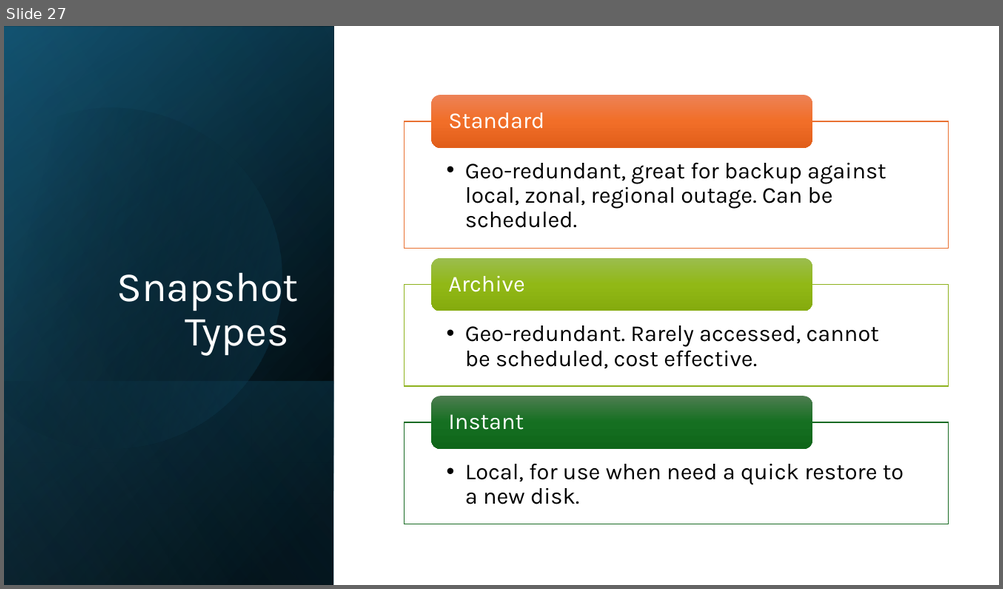
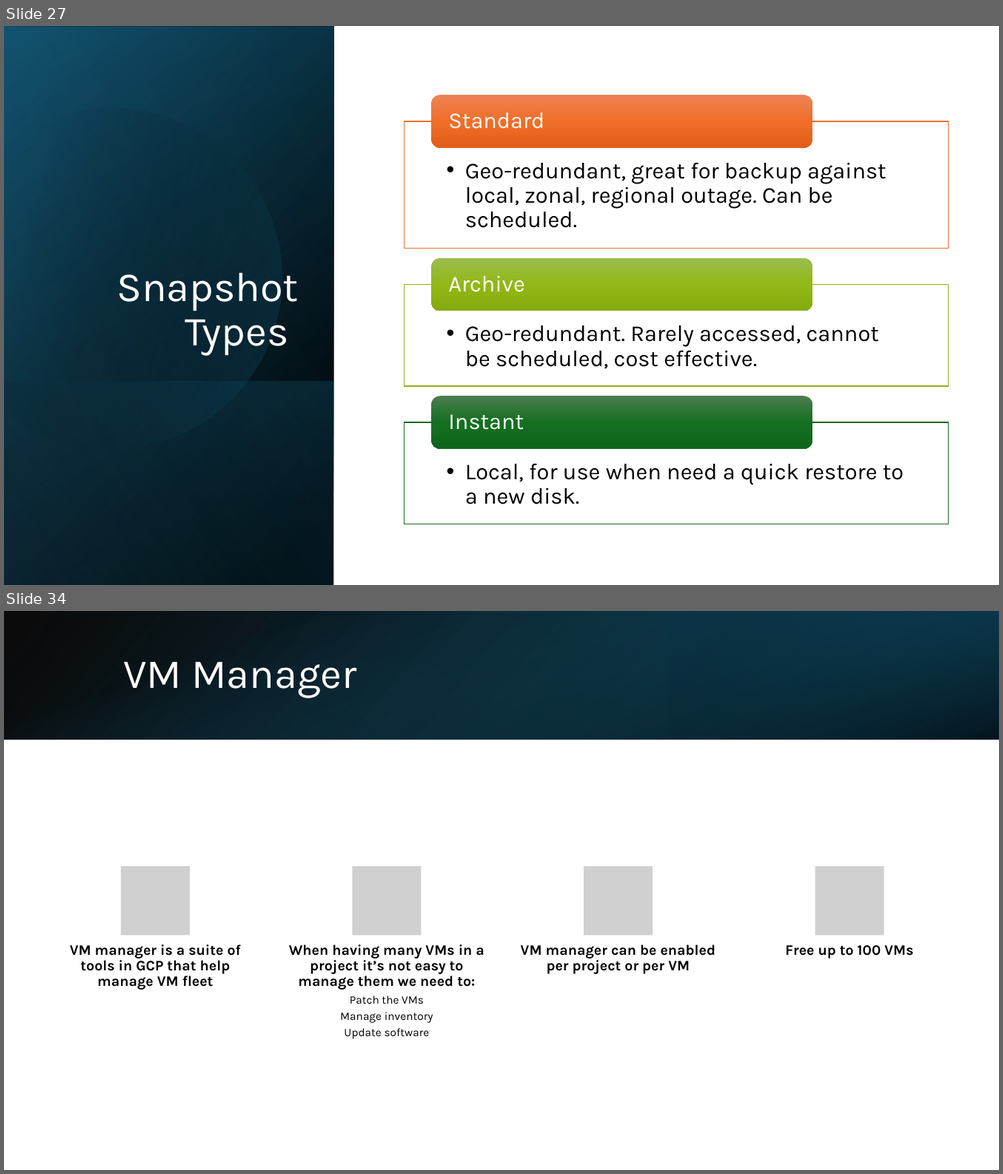
Before and after one commit to lkdrall/GCP-Professional, a slide deck: Module-2 Project, Compute.pptx. Shown one above the other, each under a label of ours: slide 27 before the commit, slides 27 and 34 after it; the slides between them are not shown. The pictures are 1003x589 and 1003x1174 pixels, drawn with LibreOffice and Linux fonts; fonts in the diff are those of the drawing; grey boxes stand for pictures. Boxes give left, top, right and bottom in pixels: in the first picture for what was removed or moved away, otherwise in the second. Text is boxed around its words. In the diff, an @@ line names an element or a change of style, - is before the commit and + after.

```diff
--- a/Module-2 Project, Compute.pptx
+++ b/Module-2 Project, Compute.pptx
@@ slide 34 added at <box>4,611,999,1170</box>, background #FFFFFF @@
@@ rectangle added at <box>4,611,999,739</box>, fill gradient #000000 to #104862 @@
@@ rectangle added at <box>4,612,998,740</box>, fill gradient #156082 to #000000 @@
@@ rectangle added at <box>667,611,999,739</box>, fill gradient #0B3041 to #156082 @@
@@ title added at <box>123,661,356,698</box>, 40 pt, text #FFFFFF @@
+VM Manager
@@ group added at <box>70,867,913,1039</box>: 5 texts, 4 pictures @@
+VM manager is a suite of tools in GCP that help manage VM fleet
+When having many VMs in a project it’s not easy to manage them we need to:
+Patch the VMs
+Manage inventory
+Update software
+VM manager can be enabled per project or per VM
+Free up to 100 VMs
```
Also in this commit, not shown: 8 other slides added.
